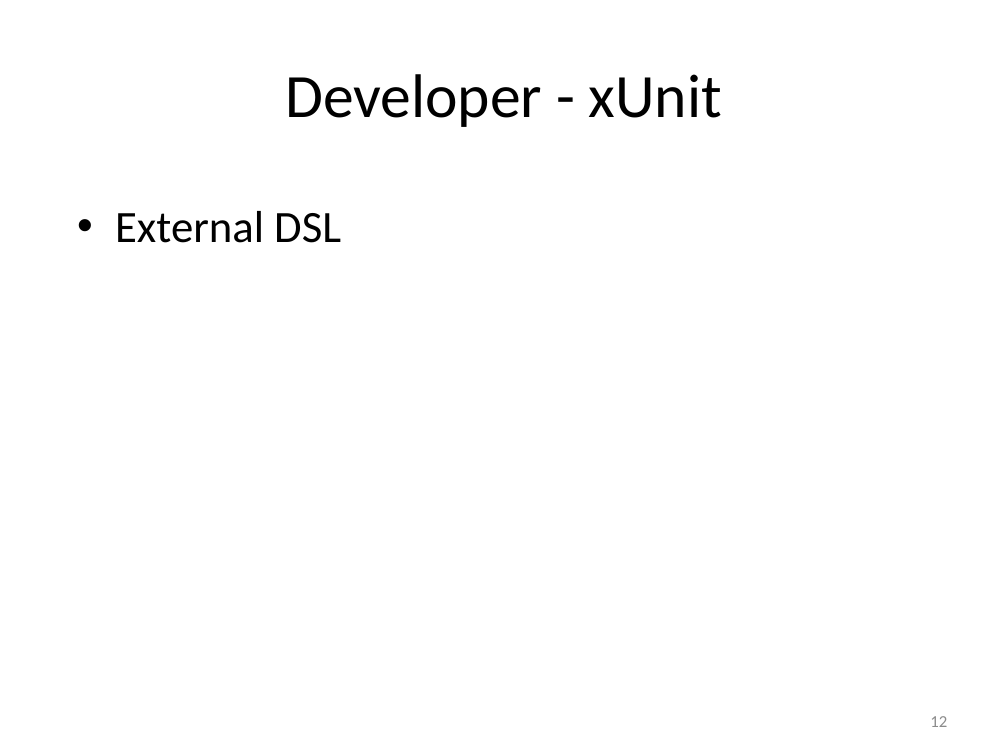
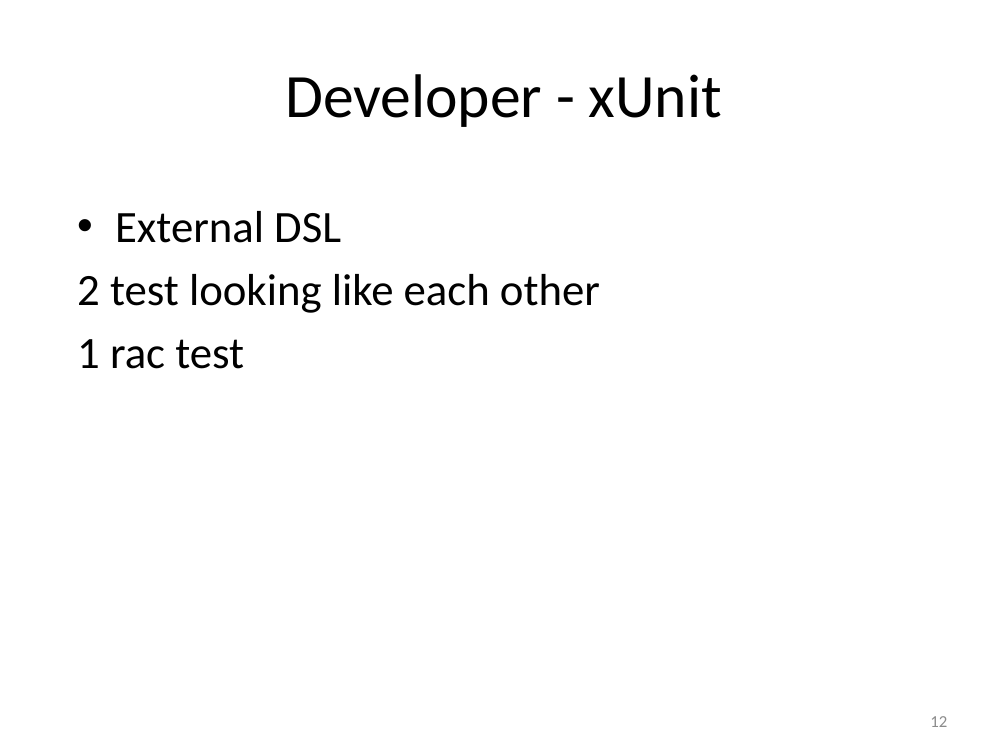
Before and after one commit to msuarz/portfolio, a slide deck: slide 12 of agile2011/presentation.pptx. Drawn at 1008x756 pixels with LibreOffice and Linux fonts; fonts in the diff are those of the drawing. Boxes give left, top, right and bottom in pixels: in the first picture for what was removed or moved away, otherwise in the second. Text is boxed around its words. In the diff, an @@ line names an element or a change of style, - is before the commit and + after.

```diff
--- a/agile2011/presentation.pptx
+++ b/agile2011/presentation.pptx
@@ text at box(77, 274, 600, 369): paragraphs added @@
+2 test looking like each other
+1 rac test
```
Also in this commit, not shown: 12 other slides changed, 1 slide added, 2 slides removed, 1 other file.
